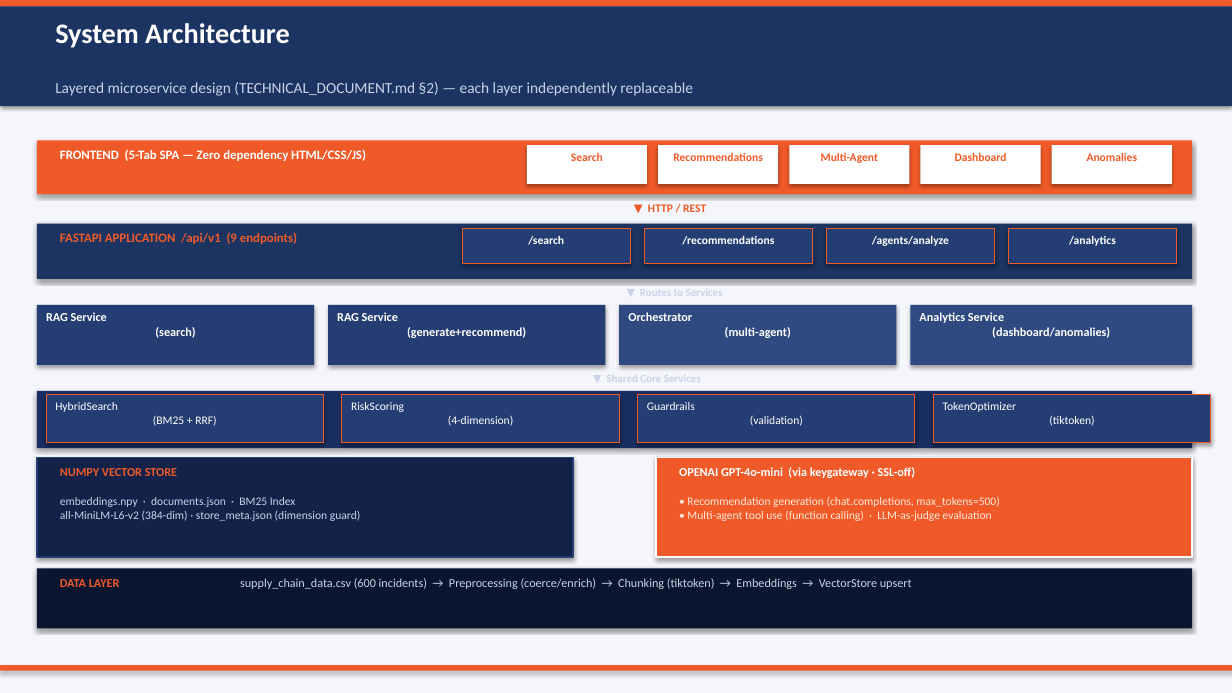
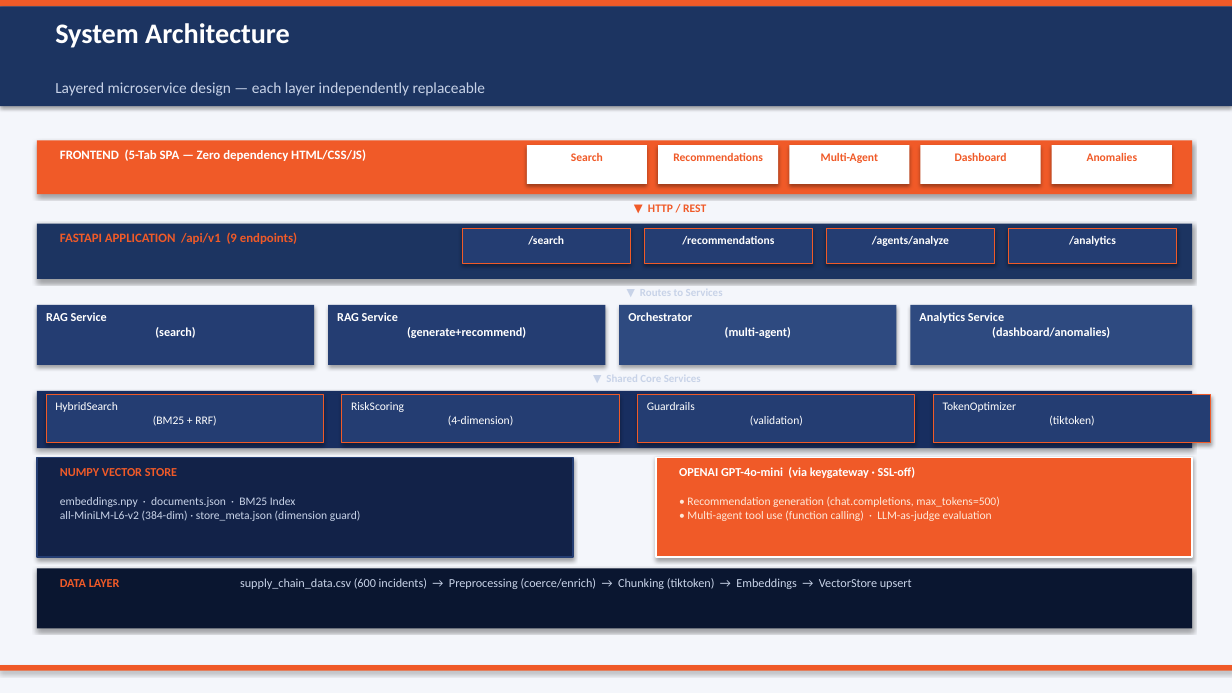
Before and after one commit to sidsingh17/Capstone-Project, a slide deck: slide 4 of SC_Risk_Intelligence_PPT.pptx. Drawn at 1232x693 pixels with LibreOffice and Linux fonts; fonts in the diff are those of the drawing. Boxes give left, top, right and bottom in pixels: in the first picture for what was removed or moved away, otherwise in the second. Text is boxed around its words. In the diff, an @@ line names an element or a change of style, - is before the commit and + after.

Commit message:
Remove TECHNICAL_DOCUMENT.md reference from architecture slide subtitle

```diff
--- a/SC_Risk_Intelligence_PPT.pptx
+++ b/SC_Risk_Intelligence_PPT.pptx
@@ text at (55, 82, 486, 96): text changed @@
-Layered microservice design (TECHNICAL_DOCUMENT.md §2) — each layer independently replaceable
+Layered microservice design — each layer independently replaceable
```
Also in this commit, not shown: 1 other file.
